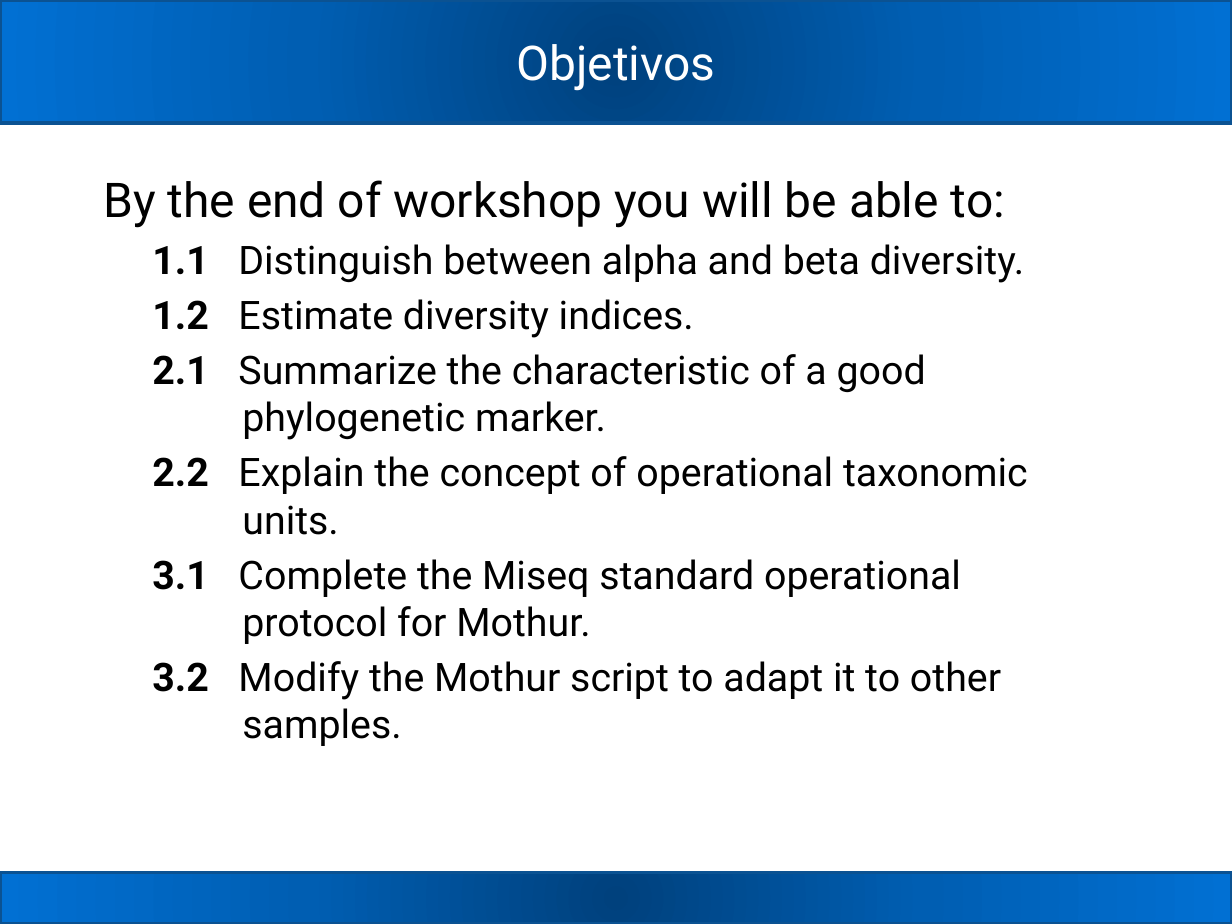
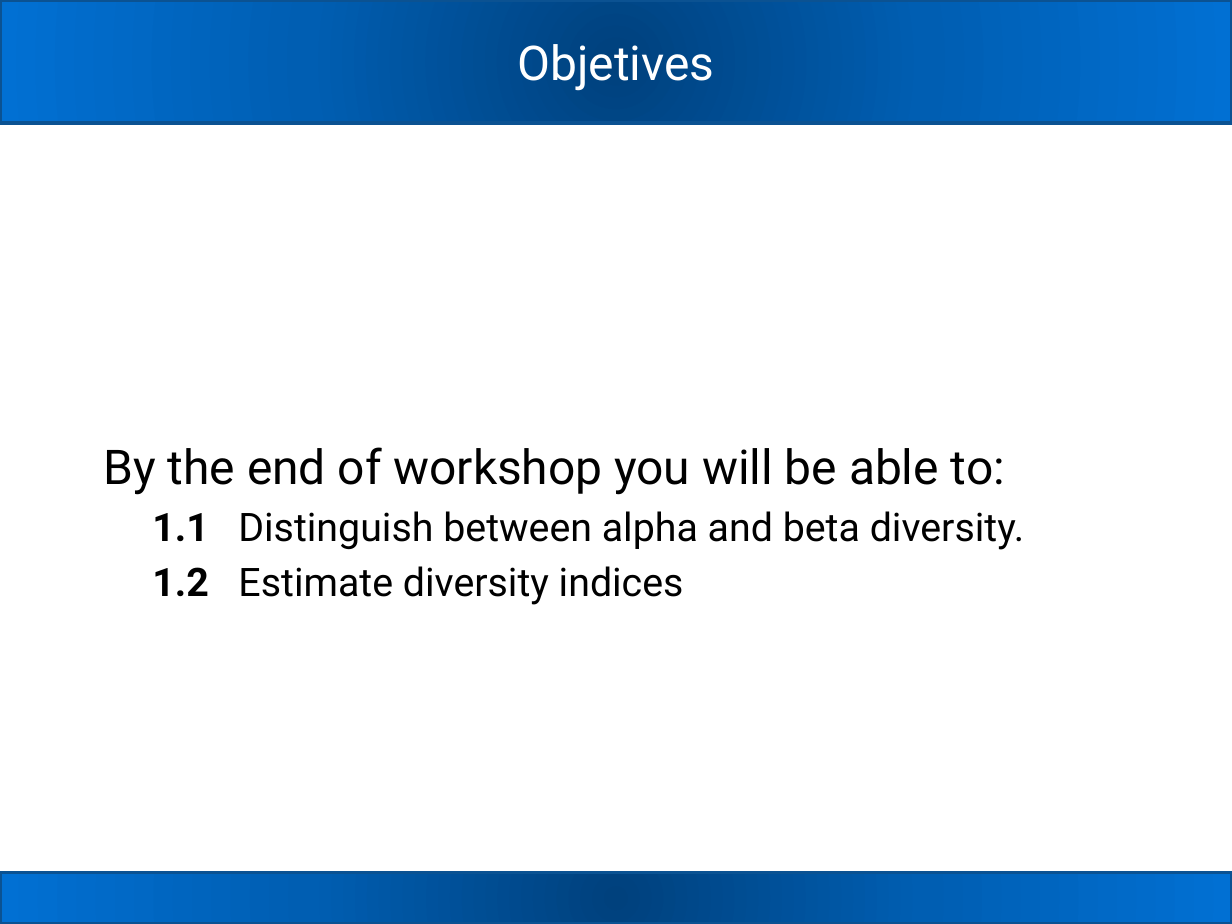
Before and after one commit to carden24/2018_Taller_Genomica_ambiental, a slide deck: slide 3 of W1_16S_analysis.pptx. Drawn at 1232x924 pixels with LibreOffice and Linux fonts; fonts in the diff are those of the drawing. Boxes give left, top, right and bottom in pixels: in the first picture for what was removed or moved away, otherwise in the second. Text is boxed around its words. In the diff, an @@ line names an element or a change of style, - is before the commit and + after.

```diff
--- a/W1_16S_analysis.pptx
+++ b/W1_16S_analysis.pptx
@@ title at <box>518,44,715,91</box>: text changed @@
-Objetivos
+Objetives
@@ text "By the end of workshop ...": place and size @@
-text "By the end of workshop ..." at <box>104,180,1028,746</box>
+text "By the end of workshop ..." at <box>104,447,1025,605</box>
@@ text at <box>152,566,684,605</box>: text changed @@
-  1.2 Estimate diversity indices.
-  2.1 Summarize the characteristic of a good phylogenetic marker.
-  2.2 Explain the concept of operational taxonomic units.
-  3.1 Complete the Miseq standard operational protocol for Mothur.
-  3.2 Modify the Mothur script to adapt it to other samples.
+  1.2 Estimate diversity indices
```
Also in this commit, not shown: 3 other slides changed, 10 other files.
